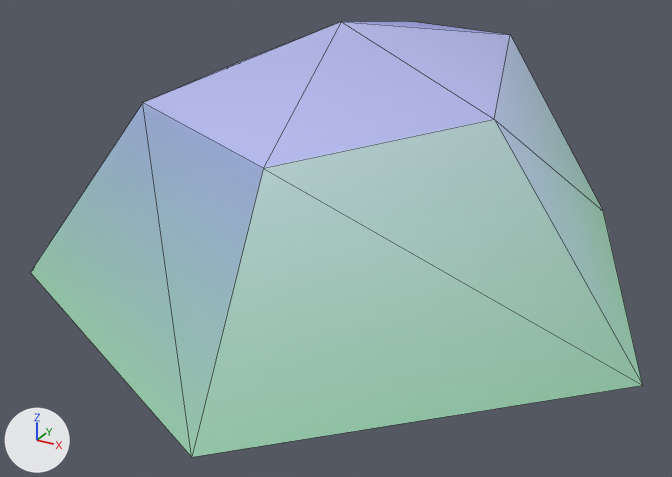
The glTF model world/spring_court/wider/assets/flora/glade/bluebell_patch_a_far.glb, before and after one commit.
The view is the same before and after, from a camera (50 mm lens) standing at (0.56, -1.031, 0.576) and looking at (0.025, -0.059, 0.09). The lights are fixed; the arrows at lower left show +X, +Y and +Z. The picture after the commit comes second. Mesh edges are drawn as thin lines. Vertices at exactly the same position are counted once.

Names of what the first picture shows: 'soft'.
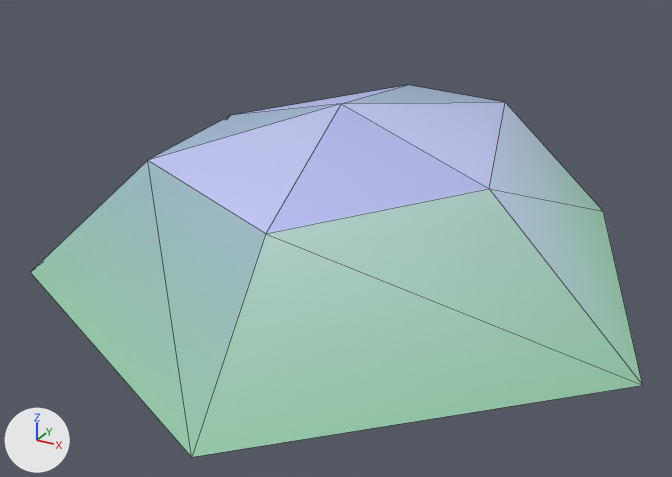
Where the change shows, as pixel boxes [x1, y1, x2, y2] in the pictures (672 x 477 px):
'soft', reshaped (15% shorter): before [31, 21, 642, 457]; after [31, 85, 642, 457]

What changed in the scene script:
```text
Change me_soft:
    used by ob_soft; location = (0.0, 0.0, 0.0)
    remove me_soft.from_pydata(...)  # 13 vertices, 18 faces; spans x -0.418..0.436, y -0.459..0.428, z 0.03..0.357
    add me_soft.from_pydata(...)  # 13 vertices, 18 faces; spans x -0.418..0.436, y -0.459..0.428, z 0.03..0.252
    me_soft part 1
    me_soft.vertices[0].co: (0.0, 0.0, 0.357) -> (0.0, 0.0, 0.252)  # pixel (341, 21) -> pixel (341, 103)
    me_soft.vertices[1].co: (0.05, -0.262, 0.253) -> (0.05, -0.262, 0.179)  # pixel (263, 168) -> pixel (265, 233)
    me_soft.vertices[3].co: (0.229, -0.065, 0.281) -> (0.229, -0.065, 0.198)  # pixel (494, 119) -> pixel (489, 188)
    me_soft.vertices[5].co: (0.153, 0.2, 0.321) -> (0.153, 0.2, 0.226)  # pixel (510, 34) -> pixel (505, 102)
    me_soft.vertices[7].co: (-0.007, 0.222, 0.32) -> (-0.007, 0.222, 0.226)  # pixel (410, 21) -> pixel (408, 84)
    me_soft.vertices[9].co: (-0.24, 0.093, 0.254) -> (-0.24, 0.093, 0.18)  # pixel (228, 66) -> pixel (230, 115)
    me_soft.vertices[11].co: (-0.208, -0.142, 0.26) -> (-0.208, -0.142, 0.184)  # pixel (142, 102) -> pixel (147, 160)
```
